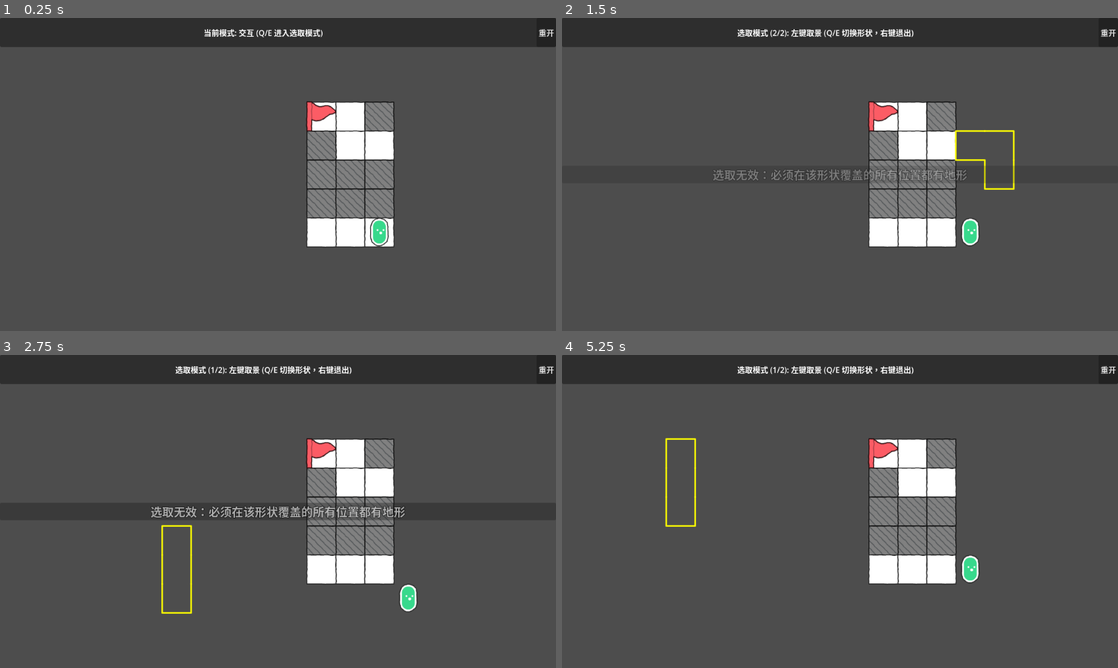
Above: before the commit, frames 1-4 (two rows, left to right).
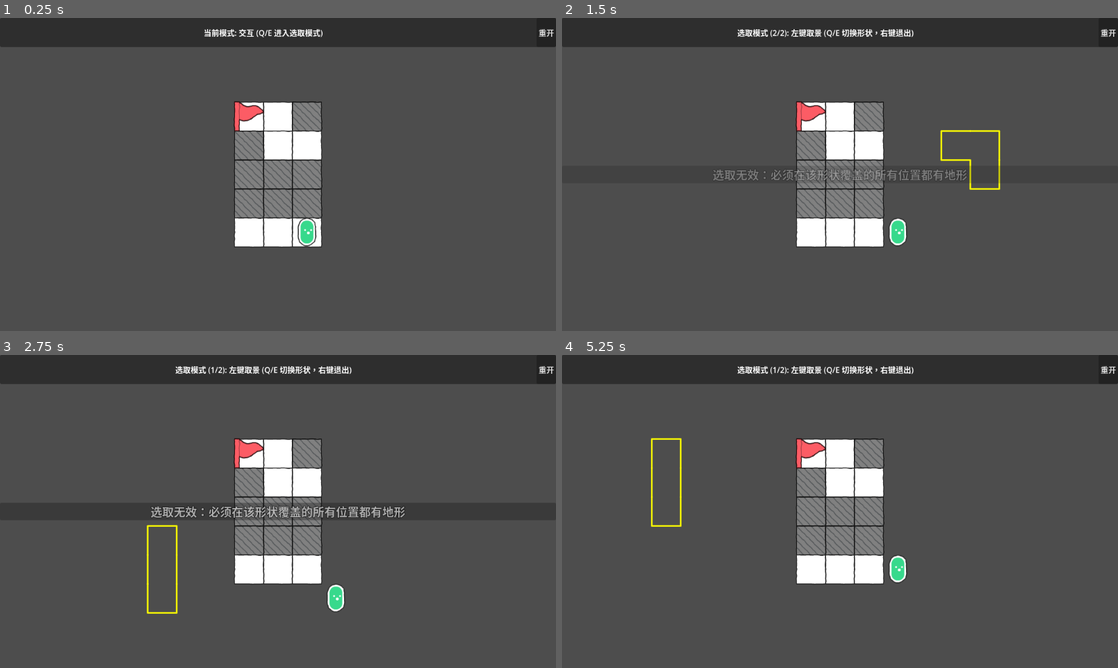
Above: after the commit, the same moments.

Repository: 494311870/jam-mask
Game: Godot game, scene res://scenes/main.tscn
Same seed, same stepped clock (60 frames per second), same inputs: the game is played once before the commit and once after it.
Inputs (mouse positions are in pixels of both pictures, inside the frame that each line leads up to):
- Up to frame 1 (0.25 s): no input
- Up to frame 2 (1.5 s): click "重开" at 0.5 s; tap Enter at 1.25 s; move the mouse to (962, 158) at 1.27 s; hold D (move_right) from 1.28 s (still down); tap Q at 1.35 s; click (962, 158) at 1.42 s
- Up to frame 3 (2.75 s): tap Space at 2 s; move the mouse to (166, 527) at 2.02 s; release D (move_right) at 2.03 s; hold S (move_down) from 2.03 s (still down); tap E at 2.1 s
- Up to frame 4 (5.25 s): move the mouse to (895, 442) at 2.77 s; release S (move_down) at 2.78 s; hold D (move_right) 2.78-3.53 s; tap Q at 2.85, 4.35 s; tap Enter at 3.5 s; move the mouse to (812, 574) at 3.52 s; hold W (move_up) 3.53-4.28 s; tap E at 3.6, 5.1 s; click (812, 574) at 3.67 s; tap Space at 4.25 s; move the mouse to (1006, 558) at 4.27 s; hold A (move_left) from 4.28 s (still down); move the mouse to (673, 464) at 5.02 s

The runs differ from the first frame. In frame 1, 12% of the frame differs, in the area x 42-71%, y 26-74%; in frame 2, 12%; in frame 3, 12%; in frame 4, 12%, in the area x 16-76%, y 26-74%.

Commit message:
feat: 优化关卡居中逻辑，仅计算 Terrain 层的内容

Diff:
--- a/scenes/main.gd
+++ b/scenes/main.gd
@@ -93,39 +93,17 @@
 	if not level:
 		return
 
-	# 查找所有 TileMapLayer 以确定地图总边界
-	var layers = level.find_children("", "TileMapLayer", true, false)
-	if layers.is_empty():
+	# 只计算 Terrain 层的内容进行居中
+	var terrain = level.get_node_or_null("Terrain") as TileMapLayer
+	if not terrain or not terrain.tile_set:
+		push_warning("[Main] 关卡中缺少名为 Terrain 的 TileMapLayer，无法自动居中")
 		return
 
-	var combined_rect: Rect2i
-	var has_rect = false
-
-	for layer in layers:
-		if layer is TileMapLayer:
-			var rect = layer.get_used_rect()
-			if rect.size == Vector2i.ZERO:
-				continue
-			if not has_rect:
-				combined_rect = rect
-				has_rect = true
-			else:
-				combined_rect = combined_rect.merge(rect)
-
-	if not has_rect:
+	var combined_rect = terrain.get_used_rect()
+	if combined_rect.size == Vector2i.ZERO:
 		return
 
-	# 获取第一个有内容的层的图块大小（假设所有层一致）
-	var first_layer: TileMapLayer = null
-	for layer in layers:
-		if layer is TileMapLayer and layer.tile_set:
-			first_layer = layer
-			break
-
-	if not first_layer:
-		return
-
-	var tile_size = Vector2(first_layer.tile_set.tile_size)
+	var tile_size = Vector2(terrain.tile_set.tile_size)
 
 	# 关卡内容在 Level 节点坐标系下的像素矩形范围
 	var content_pos_px = Vector2(combined_rect.position) * tile_size
@@ -142,7 +120,7 @@
 
 	# 打印调试信息
 	print("Viewport Size: ", viewport_size)
-	print("Level Bounds: ", combined_rect, " (px: ", content_pos_px, ", ", content_size_px, ")")
+	print("Terrain Bounds: ", combined_rect, " (px: ", content_pos_px, ", ", content_size_px, ")")
 	print("Calculated Container Position: ", target_pos)
 
 func _setup_systems(level: Node2D) -> void:
